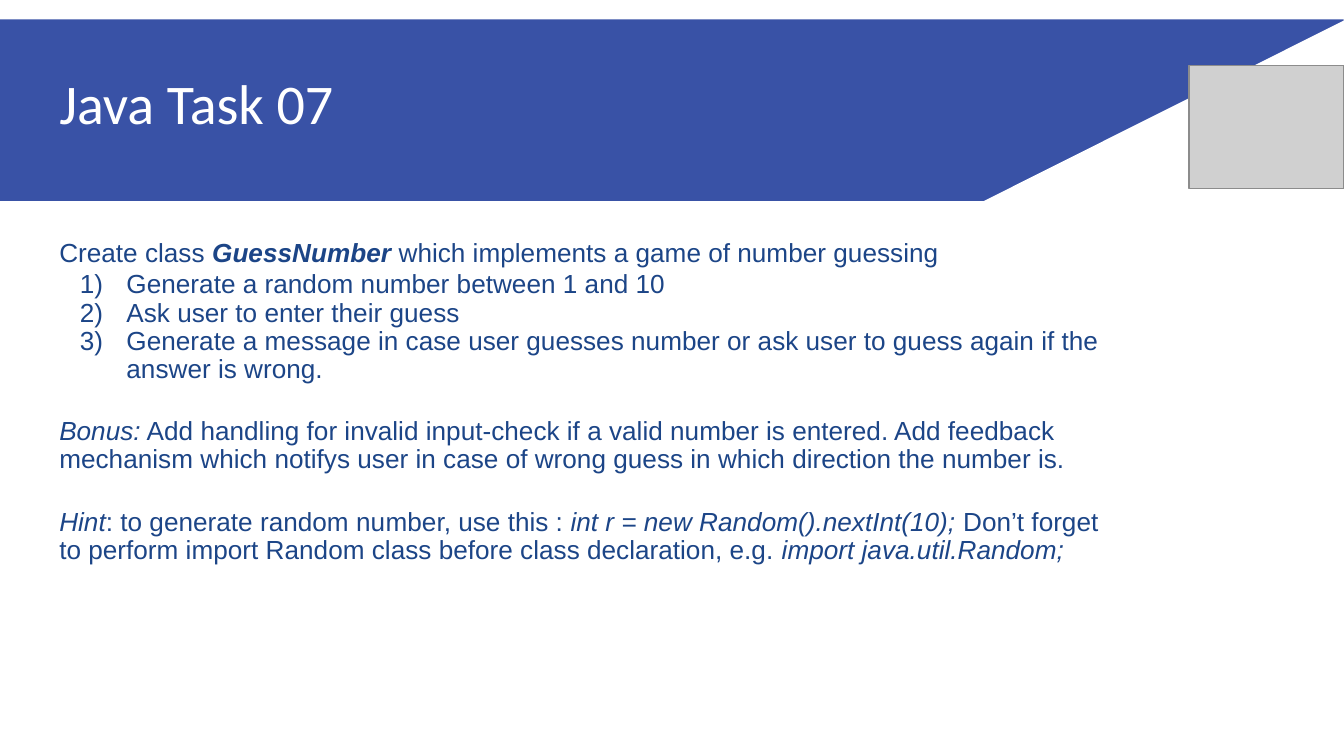
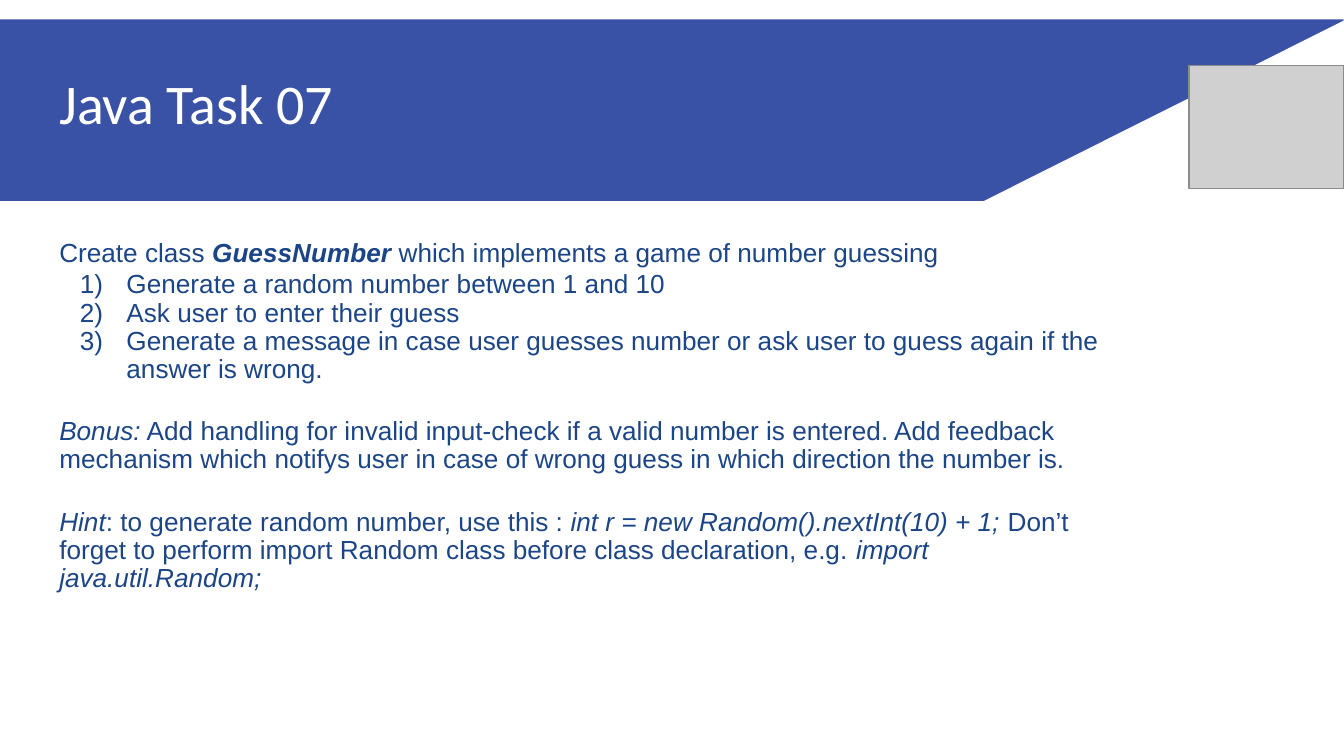
Before and after one commit to rcsyg/rcs-preboot, a slide deck: slide 4 of Java Homework 02 (eng).pptx. Drawn at 1344x756 pixels with LibreOffice and Linux fonts; fonts in the diff are those of the drawing; grey boxes stand for pictures. Boxes give left, top, right and bottom in pixels: in the first picture for what was removed or moved away, otherwise in the second. Text is boxed around its words. In the diff, an @@ line names an element or a change of style, - is before the commit and + after.

```diff
--- a/Java Homework 02 (eng).pptx
+++ b/Java Homework 02 (eng).pptx
@@ text at bbox=[59, 512, 1069, 592]: text changed @@
-Hint: to generate random number, use this : int r = new Random().nextInt(10); Don’t forget to perform import Random class before class declaration, e.g. import java.util.Random;
+Hint: to generate random number, use this : int r = new Random().nextInt(10) + 1; Don’t forget to perform import Random class before class declaration, e.g. import java.util.Random;
```
Also in this commit, not shown: 2 other slides changed, 1 other file.
